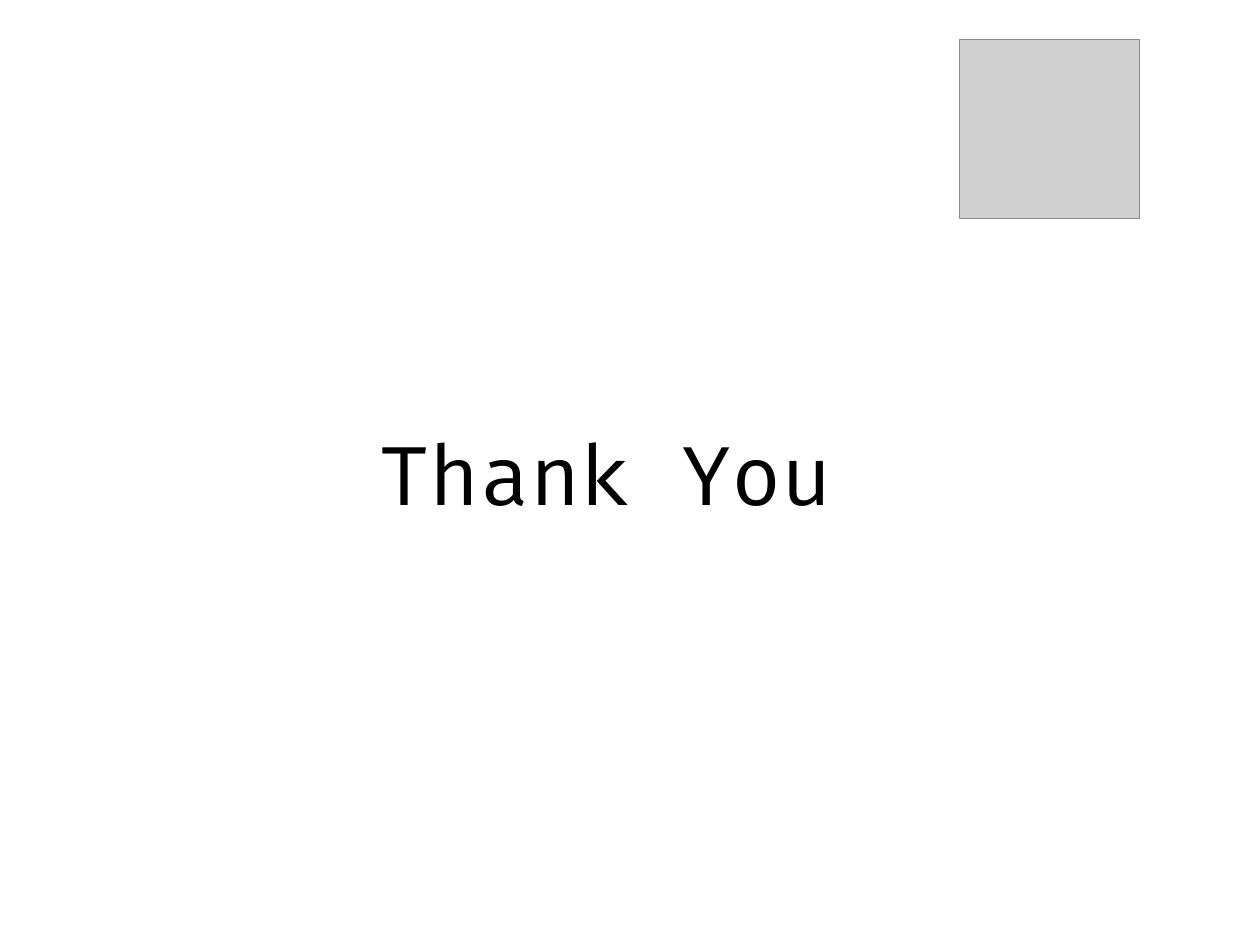
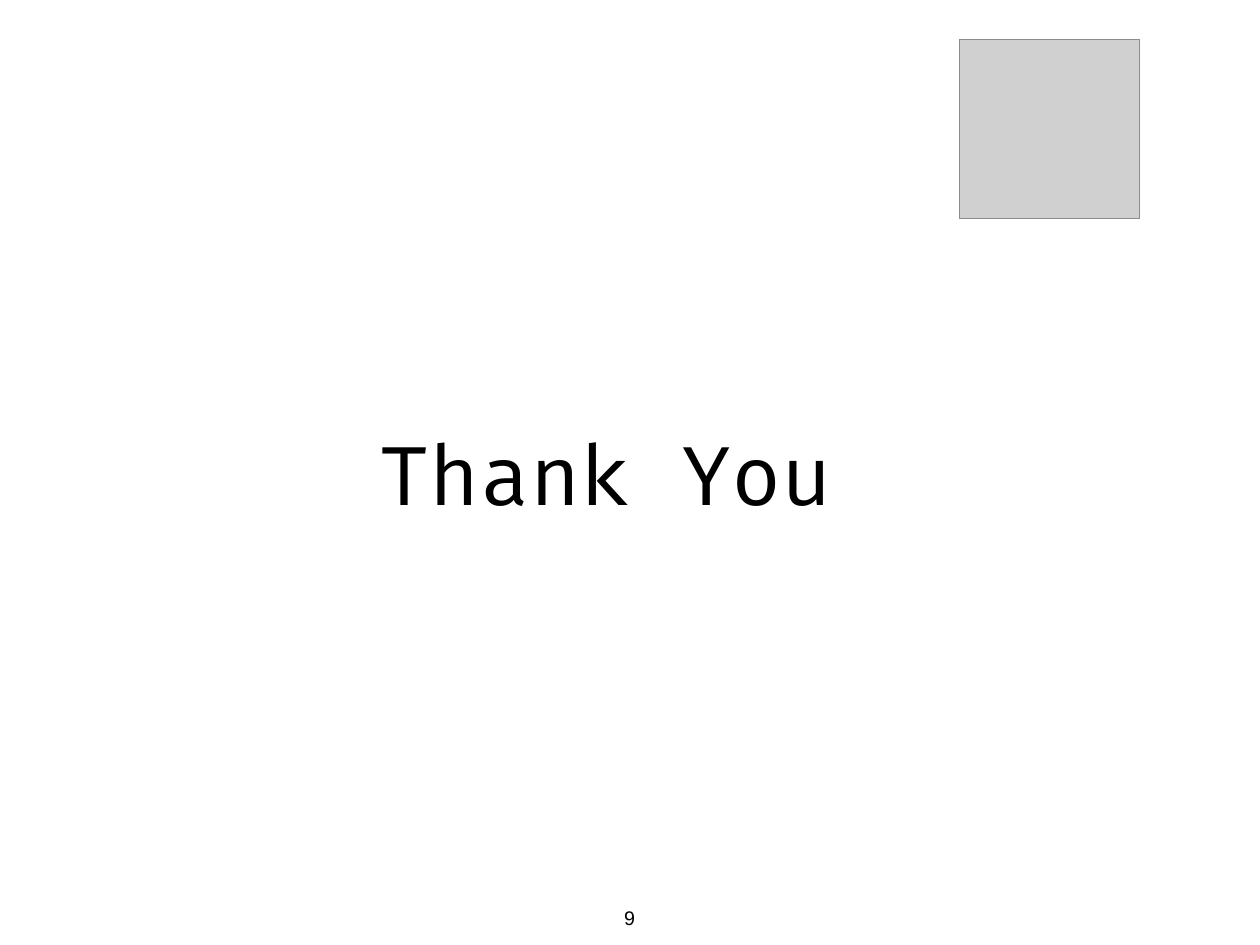
Before and after one commit to jamesnyika/hashi, a slide deck: slide 9 of presentation/RapidConsul.pptx. Drawn at 1260x945 pixels with LibreOffice and Linux fonts; fonts in the diff are those of the drawing; grey boxes stand for pictures. Boxes give left, top, right and bottom in pixels: in the first picture for what was removed or moved away, otherwise in the second. Text is boxed around its words. In the diff, an @@ line names an element or a change of style, - is before the commit and + after.

```diff
--- a/presentation/RapidConsul.pptx
+++ b/presentation/RapidConsul.pptx
@@ page number added at (624,911,635,926), 16 pt, text #000000 @@
+9
```
Also in this commit, not shown: 7 other slides changed, 2 slides added, 1 slide removed, 1 other file.
